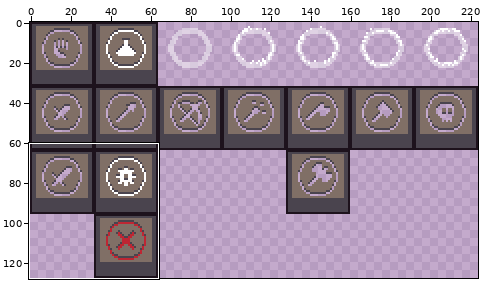
Two states of a sprite sheet, assets/tilesets/research.png. Above: a wide view before the commit, with the close-up outlined.
Close-up. First the earlier version:
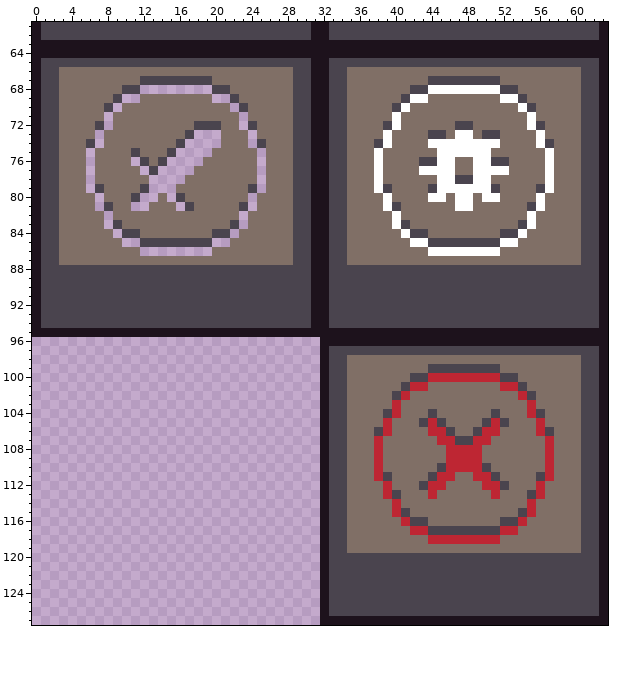
The file is 224x128 pixels. Shown: x 0..63, y 61..127. The commit also changed other parts of the picture, which this record leaves out.
And afterwards:
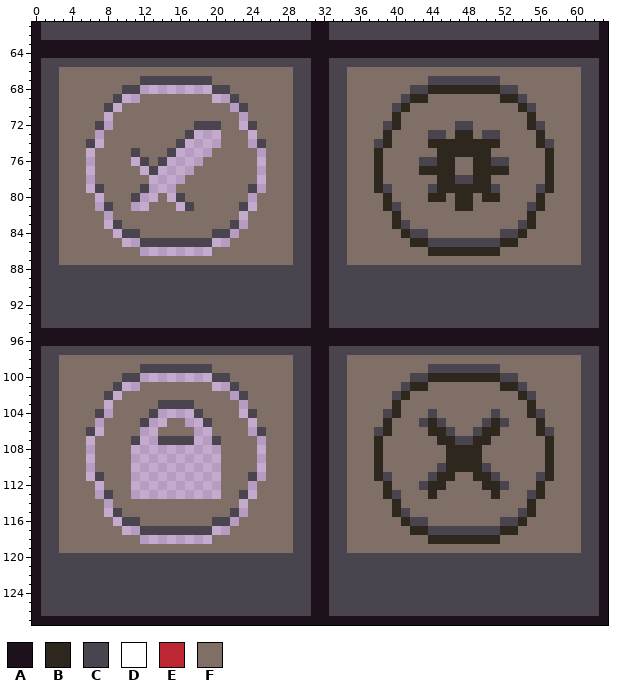
Palette (. is transparent): A #1d121c  B #2e271e  C #4a444e  D #ffffff  E #be2633  F #806f66
Edits made:
@@ x 36..59 @@
  67 FFFFFFFFCCCCCCCCFFFFFFFF
- 68 FFFFFFCCDDDDDDDDCCFFFFFF
- 69 FFFFFCDDFFFFFFFFDDCFFFFF
- 70 FFFFCDFFFFFFFFFFFFDCFFFF
- 71 FFFFDFFFFFFFFFFFFFFDFFFF
- 72 FFFCDFFFFFFCCFFFFFFDCFFF
- 73 FFFDFFFFCCFDDFCCFFFFDFFF
- 74 FFCDFFFFDDDDDDDDFFFFDCFF
- 75 FFDFFFFFFDDDDDDFFFFFFDFF
- 76 FFDFFFFCCDDFFDDCCFFFFDFF
- 77 FFDFFFFDDDDFFDDDDFFFFDFF
- 78 FFDFFFFFFDDCCDDFFFFFFDFF
- 79 FFDCFFFFCDDDDDDCFFFFCDFF
- 80 FFFDFFFFDDFDDFDDFFFFDFFF
- 81 FFFDCFFFFFFDDFFFFFFCDFFF
- 82 FFFFDFFFFFFFFFFFFFFDFFFF
- 83 FFFFDCFFFFFFFFFFFFCDFFFF
- 84 FFFFFDCCFFFFFFFFCCDFFFFF
- 85 FFFFFFDDCCCCCCCCDDFFFFFF
- 86 FFFFFFFFDDDDDDDDFFFFFFFF
+ 68 FFFFFFCCBBBBBBBBCCFFFFFF
+ 69 FFFFFCBBFFFFFFFFBBCFFFFF
+ 70 FFFFCBFFFFFFFFFFFFBCFFFF
+ 71 FFFFBFFFFFFFFFFFFFFBFFFF
+ 72 FFFCBFFFFFFCCFFFFFFBCFFF
+ 73 FFFBFFFFCCFBBFCCFFFFBFFF
+ 74 FFCBFFFFBBBBBBBBFFFFBCFF
+ 75 FFBFFFFFFBBBBBBFFFFFFBFF
+ 76 FFBFFFFCCBBFFBBCCFFFFBFF
+ 77 FFBFFFFBBBBFFBBBBFFFFBFF
+ 78 FFBFFFFFFBBCCBBFFFFFFBFF
+ 79 FFBCFFFFCBBBBBBCFFFFCBFF
+ 80 FFFBFFFFBBFBBFBBFFFFBFFF
+ 81 FFFBCFFFFFFBBFFFFFFCBFFF
+ 82 FFFFBFFFFFFFFFFFFFFBFFFF
+ 83 FFFFBCFFFFFFFFFFFFCBFFFF
+ 84 FFFFFBCCFFFFFFFFCCBFFFFF
+ 85 FFFFFFBBCCCCCCCCBBFFFFFF
+ 86 FFFFFFFFBBBBBBBBFFFFFFFF
  87 FFFFFFFFFFFFFFFFFFFFFFFF
@@ x 0..63 @@
  95 AAAAAAAAAAAAAAAAAAAAAAAAAAAAAAAAAAAAAAAAAAAAAAAAAAAAAAAAAAAAAAAA
- 96 ................................AAAAAAAAAAAAAAAAAAAAAAAAAAAAAAAA
- 97 ................................ACCCCCCCCCCCCCCCCCCCCCCCCCCCCCCA
- 98 ................................ACCFFFFFFFFFFFFFFFFFFFFFFFFFFCCA
- 99 ................................ACCFFFFFFFFFCCCCCCCCFFFFFFFFFCCA
-100 ................................ACCFFFFFFFCCEEEEEEEECCFFFFFFFCCA
-101 ................................ACCFFFFFFCEEFFFFFFFFEECFFFFFFCCA
-102 ................................ACCFFFFFCEFFFFFFFFFFFFECFFFFFCCA
-103 ................................ACCFFFFFEFFFFFFFFFFFFFFEFFFFFCCA
-104 ................................ACCFFFFCEFFFCFFFFFFCFFFECFFFFCCA
-105 ................................ACCFFFFEFFFCECFFFFCECFFFEFFFFCCA
-106 ................................ACCFFFCEFFFFEECFFCEEFFFFECFFFCCA
-107 ................................ACCFFFEFFFFFFEECCEEFFFFFFEFFFCCA
-108 ................................ACCFFFEFFFFFFFEEEEFFFFFFFEFFFCCA
-109 ................................ACCFFFEFFFFFFFEEEEFFFFFFFEFFFCCA
-110 ................................ACCFFFEFFFFFFCEEEECFFFFFFEFFFCCA
-111 ................................ACCFFFECFFFFCEEFFEECFFFFCEFFFCCA
-112 ................................ACCFFFFEFFFCEEFFFFEECFFFEFFFFCCA
-113 ................................ACCFFFFECFFFEFFFFFFEFFFCEFFFFCCA
-114 ................................ACCFFFFFEFFFFFFFFFFFFFFEFFFFFCCA
-115 ................................ACCFFFFFECFFFFFFFFFFFFCEFFFFFCCA
-116 ................................ACCFFFFFFECCFFFFFFFFCCEFFFFFFCCA
-117 ................................ACCFFFFFFFEECCCCCCCCEEFFFFFFFCCA
-118 ................................ACCFFFFFFFFFEEEEEEEEFFFFFFFFFCCA
-119 ................................ACCFFFFFFFFFFFFFFFFFFFFFFFFFFCCA
-120 ................................ACCCCCCCCCCCCCCCCCCCCCCCCCCCCCCA
-121 ................................ACCCCCCCCCCCCCCCCCCCCCCCCCCCCCCA
-122 ................................ACCCCCCCCCCCCCCCCCCCCCCCCCCCCCCA
-123 ................................ACCCCCCCCCCCCCCCCCCCCCCCCCCCCCCA
-124 ................................ACCCCCCCCCCCCCCCCCCCCCCCCCCCCCCA
-125 ................................ACCCCCCCCCCCCCCCCCCCCCCCCCCCCCCA
-126 ................................ACCCCCCCCCCCCCCCCCCCCCCCCCCCCCCA
-127 ................................AAAAAAAAAAAAAAAAAAAAAAAAAAAAAAAA
+ 96 AAAAAAAAAAAAAAAAAAAAAAAAAAAAAAAAAAAAAAAAAAAAAAAAAAAAAAAAAAAAAAAA
+ 97 ACCCCCCCCCCCCCCCCCCCCCCCCCCCCCCAACCCCCCCCCCCCCCCCCCCCCCCCCCCCCCA
+ 98 ACCFFFFFFFFFFFFFFFFFFFFFFFFFFCCAACCFFFFFFFFFFFFFFFFFFFFFFFFFFCCA
+ 99 ACCFFFFFFFFFCCCCCCCCFFFFFFFFFCCAACCFFFFFFFFFCCCCCCCCFFFFFFFFFCCA
+100 ACCFFFFFFFCC........CCFFFFFFFCCAACCFFFFFFFCCBBBBBBBBCCFFFFFFFCCA
+101 ACCFFFFFFC..FFFFFFFF..CFFFFFFCCAACCFFFFFFCBBFFFFFFFFBBCFFFFFFCCA
+102 ACCFFFFFC.FFFFFFFFFFFF.CFFFFFCCAACCFFFFFCBFFFFFFFFFFFFBCFFFFFCCA
+103 ACCFFFFF.FFFFFCCCCFFFFF.FFFFFCCAACCFFFFFBFFFFFFFFFFFFFFBFFFFFCCA
+104 ACCFFFFC.FFFFC....CFFFF.CFFFFCCAACCFFFFCBFFFCFFFFFFCFFFBCFFFFCCA
+105 ACCFFFF.FFFFC..FF..CFFFF.FFFFCCAACCFFFFBFFFCBCFFFFCBCFFFBFFFFCCA
+106 ACCFFFC.FFFF..FFFF..FFFF.CFFFCCAACCFFFCBFFFFBBCFFCBBFFFFBCFFFCCA
+107 ACCFFF.FFFFC..CCCC..CFFFF.FFFCCAACCFFFBFFFFFFBBCCBBFFFFFFBFFFCCA
+108 ACCFFF.FFFF..........FFFF.FFFCCAACCFFFBFFFFFFFBBBBFFFFFFFBFFFCCA
+109 ACCFFF.FFFF..........FFFF.FFFCCAACCFFFBFFFFFFFBBBBFFFFFFFBFFFCCA
+110 ACCFFF.FFFF..........FFFF.FFFCCAACCFFFBFFFFFFCBBBBCFFFFFFBFFFCCA
+111 ACCFFF.CFFF..........FFFC.FFFCCAACCFFFBCFFFFCBBFFBBCFFFFCBFFFCCA
+112 ACCFFFF.FFF..........FFF.FFFFCCAACCFFFFBFFFCBBFFFFBBCFFFBFFFFCCA
+113 ACCFFFF.CFF..........FFC.FFFFCCAACCFFFFBCFFFBFFFFFFBFFFCBFFFFCCA
+114 ACCFFFFF.FFFFFFFFFFFFFF.FFFFFCCAACCFFFFFBFFFFFFFFFFFFFFBFFFFFCCA
+115 ACCFFFFF.CFFFFFFFFFFFFC.FFFFFCCAACCFFFFFBCFFFFFFFFFFFFCBFFFFFCCA
+116 ACCFFFFFF.CCFFFFFFFFCC.FFFFFFCCAACCFFFFFFBCCFFFFFFFFCCBFFFFFFCCA
+117 ACCFFFFFFF..CCCCCCCC..FFFFFFFCCAACCFFFFFFFBBCCCCCCCCBBFFFFFFFCCA
+118 ACCFFFFFFFFF........FFFFFFFFFCCAACCFFFFFFFFFBBBBBBBBFFFFFFFFFCCA
+119 ACCFFFFFFFFFFFFFFFFFFFFFFFFFFCCAACCFFFFFFFFFFFFFFFFFFFFFFFFFFCCA
+120 ACCCCCCCCCCCCCCCCCCCCCCCCCCCCCCAACCCCCCCCCCCCCCCCCCCCCCCCCCCCCCA
+121 ACCCCCCCCCCCCCCCCCCCCCCCCCCCCCCAACCCCCCCCCCCCCCCCCCCCCCCCCCCCCCA
+122 ACCCCCCCCCCCCCCCCCCCCCCCCCCCCCCAACCCCCCCCCCCCCCCCCCCCCCCCCCCCCCA
+123 ACCCCCCCCCCCCCCCCCCCCCCCCCCCCCCAACCCCCCCCCCCCCCCCCCCCCCCCCCCCCCA
+124 ACCCCCCCCCCCCCCCCCCCCCCCCCCCCCCAACCCCCCCCCCCCCCCCCCCCCCCCCCCCCCA
+125 ACCCCCCCCCCCCCCCCCCCCCCCCCCCCCCAACCCCCCCCCCCCCCCCCCCCCCCCCCCCCCA
+126 ACCCCCCCCCCCCCCCCCCCCCCCCCCCCCCAACCCCCCCCCCCCCCCCCCCCCCCCCCCCCCA
+127 AAAAAAAAAAAAAAAAAAAAAAAAAAAAAAAAAAAAAAAAAAAAAAAAAAAAAAAAAAAAAAAA
